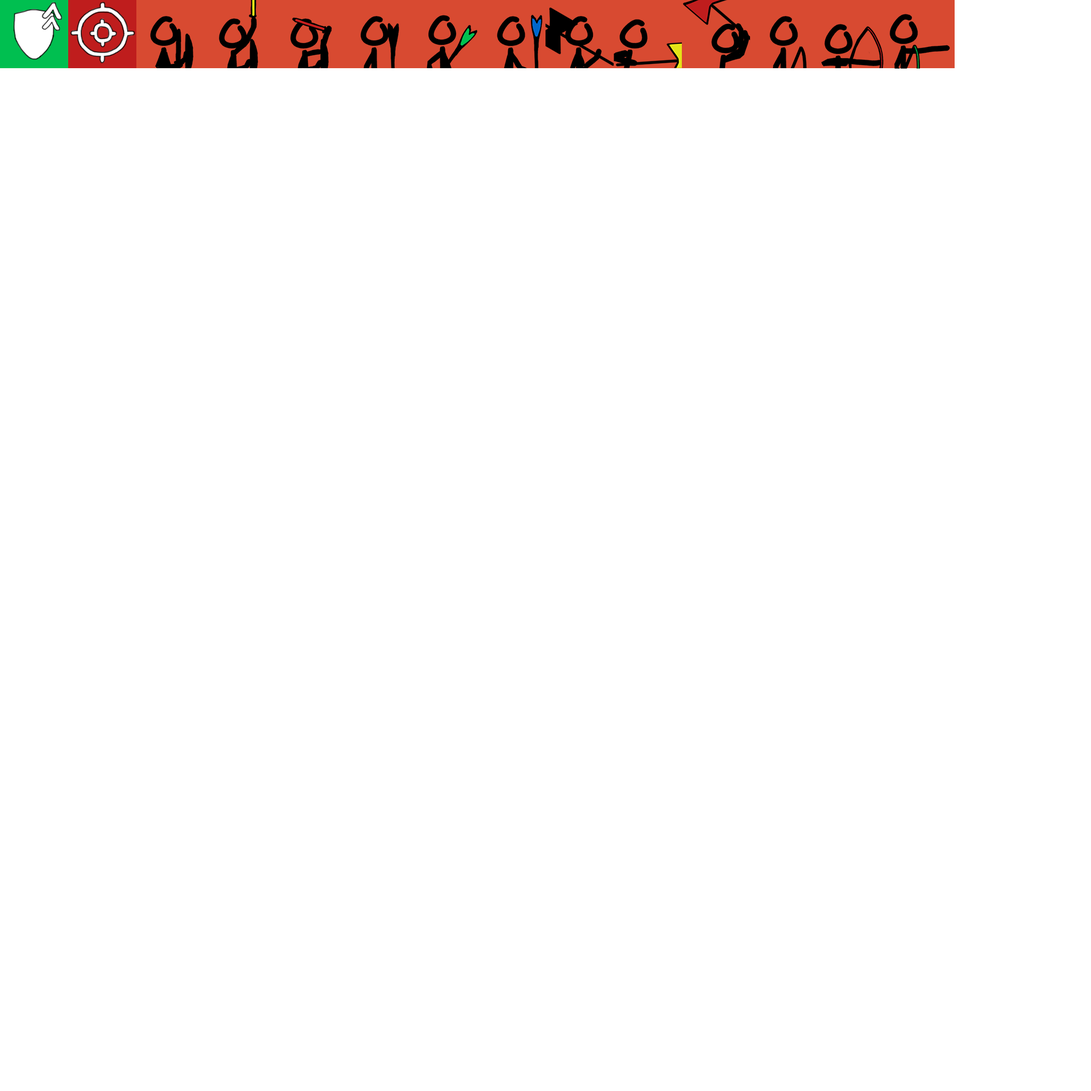
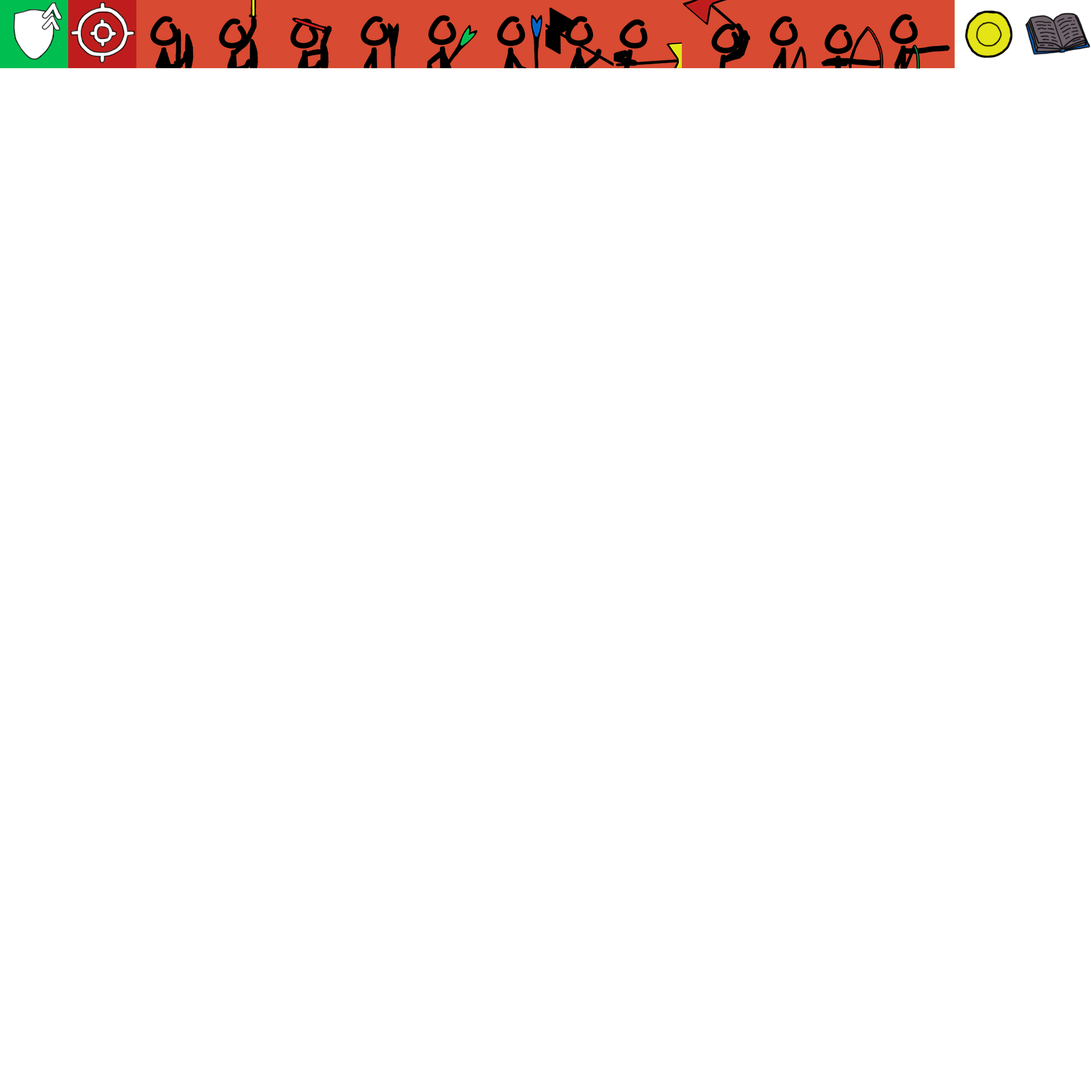
Comparing the layer stacks of the two 1091×1091 images. Changes:
added group "Group 11" with 5 layers above "Group 10" over [1025, 12, 1091, 56]
added layer "Layer 41" in group "Group 11" over [1025, 12, 1091, 56]
added layer "Layer 43" in group "Group 11" over [1027, 13, 1088, 53]
added layer "Layer 42" in group "Group 11" over [1026, 12, 1091, 55]
added group "Group 10" with 4 layers above "ArcherLongbow" over [965, 10, 1014, 59]
added layer "Layer 38" in group "Group 10" over [975, 21, 1003, 48]
added layer "Ellipse 4" in group "Group 10" over [977, 22, 1002, 47]
added layer "Layer 37" in group "Group 10" over [965, 10, 1014, 59]
added layer "Ellipse 3" in group "Group 10" over [966, 11, 1013, 58]
